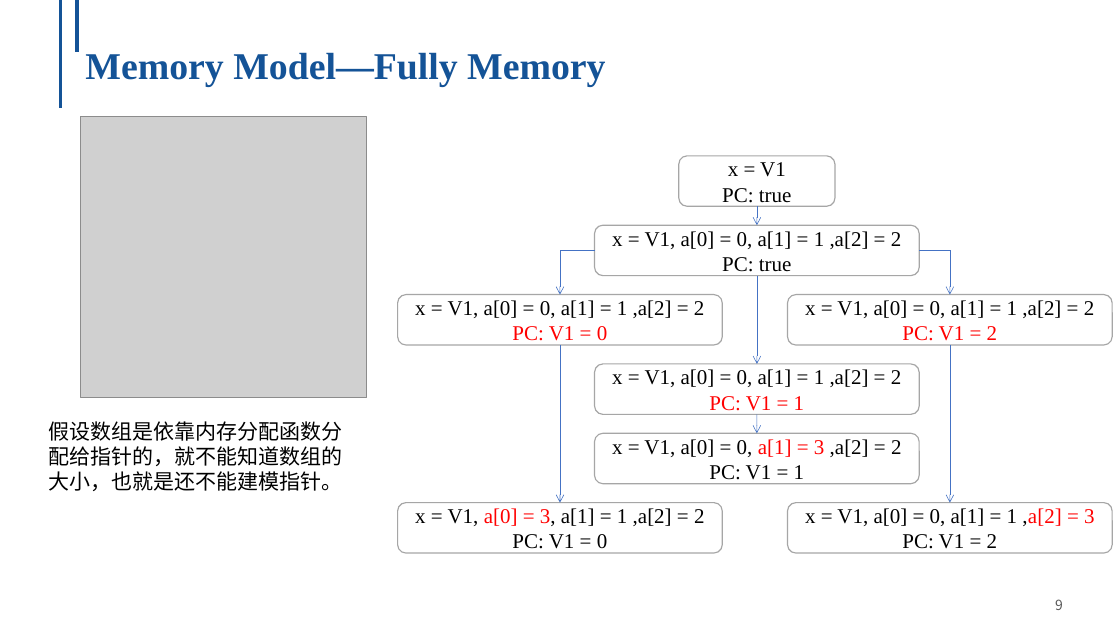
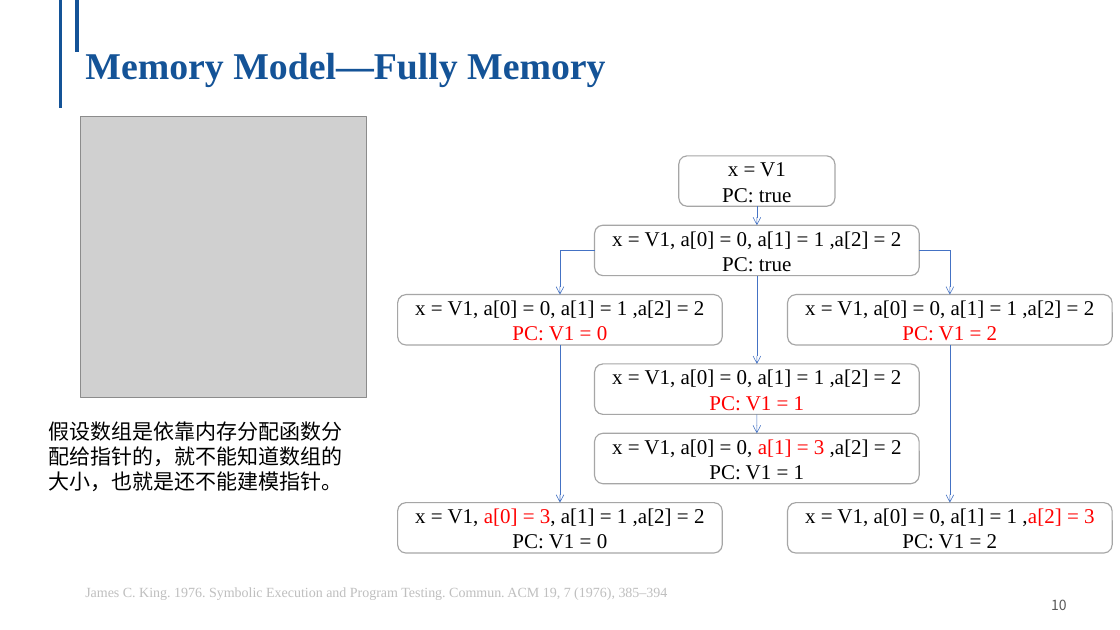
Before and after one commit to NingmoRain/NingmoRain.github.io, a slide deck: slide 10 of files/Survey__Symbolic_Execution.pptx (slide 9 before the commit). Drawn at 1120x630 pixels with LibreOffice and Linux fonts; fonts in the diff are those of the drawing; grey boxes stand for pictures; background and template pictures are left out. Boxes give left, top, right and bottom in pixels: in the first picture for what was removed or moved away, otherwise in the second. Text is boxed around its words. In the diff, an @@ line names an element or a change of style, - is before the commit and + after.

```diff
--- a/files/Survey__Symbolic_Execution.pptx
+++ b/files/Survey__Symbolic_Execution.pptx
@@ text added at <box>85,587,668,600</box>, 12 pt, text #BFBFBF @@
+James C. King. 1976. Symbolic Execution and Program Testing. Commun. ACM 19, 7 (1976), 385–394
@@ page number at <box>1051,599,1067,610</box>: text changed @@
-9
+10
```
Also in this commit, not shown: 9 other slides changed, 4 slides added, 1 slide removed, 7 other files.
